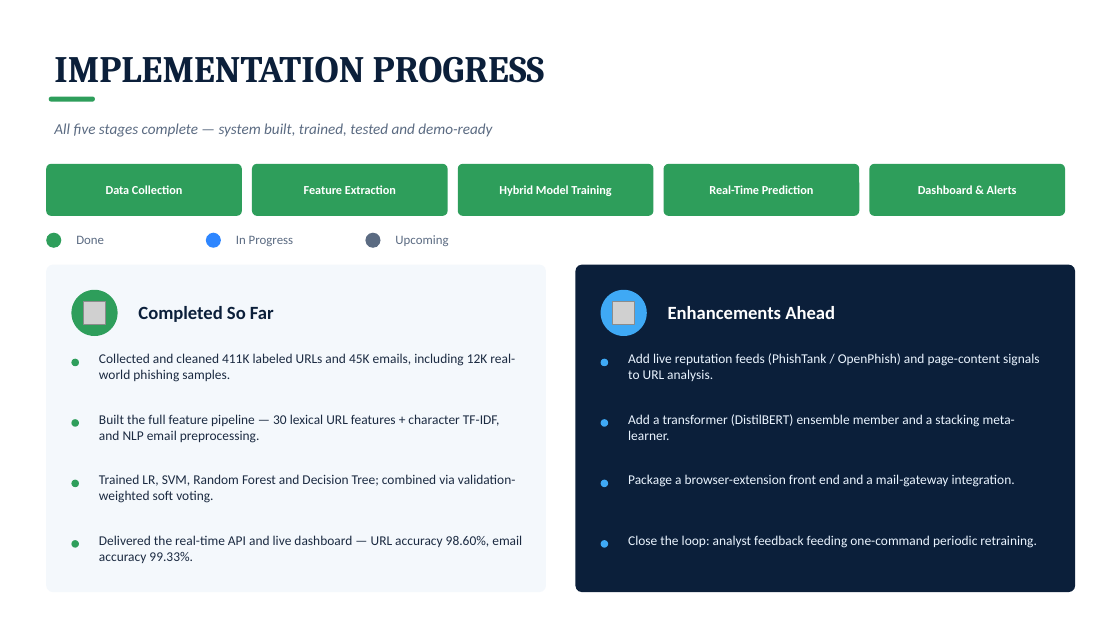
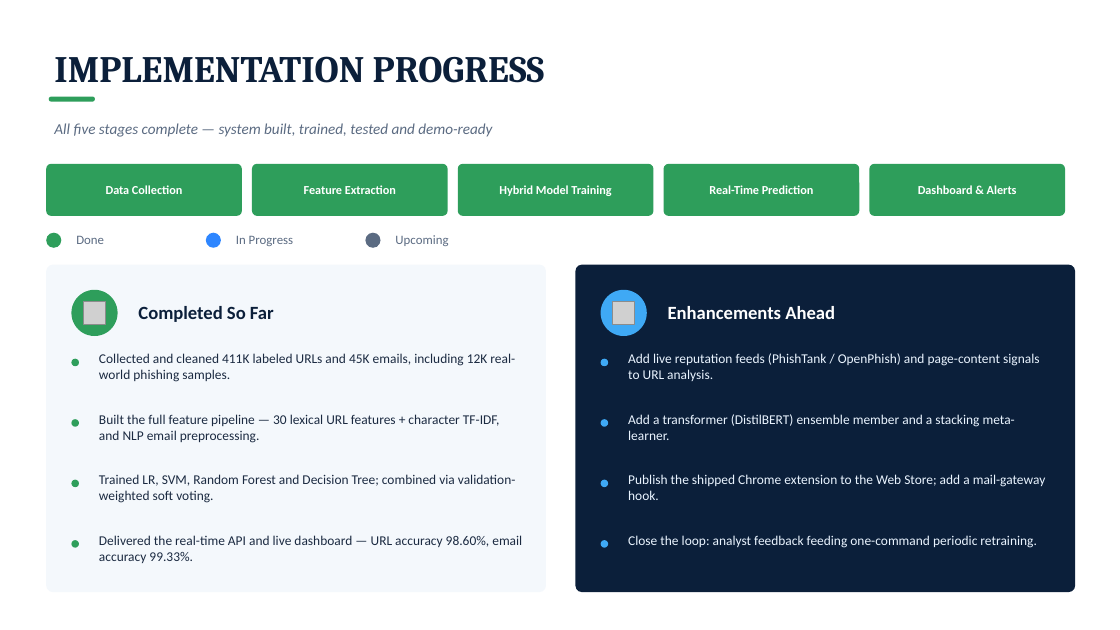
Before and after one commit to shivakumar-07/PhishGuard, a slide deck: slide 6 of docs/PhishGuard_Presentation_Final.pptx. Drawn at 1120x630 pixels with LibreOffice and Linux fonts; fonts in the diff are those of the drawing; grey boxes stand for pictures. Boxes give left, top, right and bottom in pixels: in the first picture for what was removed or moved away, otherwise in the second. Text is boxed around its words. In the diff, an @@ line names an element or a change of style, - is before the commit and + after.

```diff
--- a/docs/PhishGuard_Presentation_Final.pptx
+++ b/docs/PhishGuard_Presentation_Final.pptx
@@ text at [628, 474, 1046, 500]: text changed @@
-Package a browser-extension front end and a mail-gateway integration.
+Publish the shipped Chrome extension to the Web Store; add a mail-gateway hook.
```
Also in this commit, not shown: 1 other slide changed, 27 other files.
